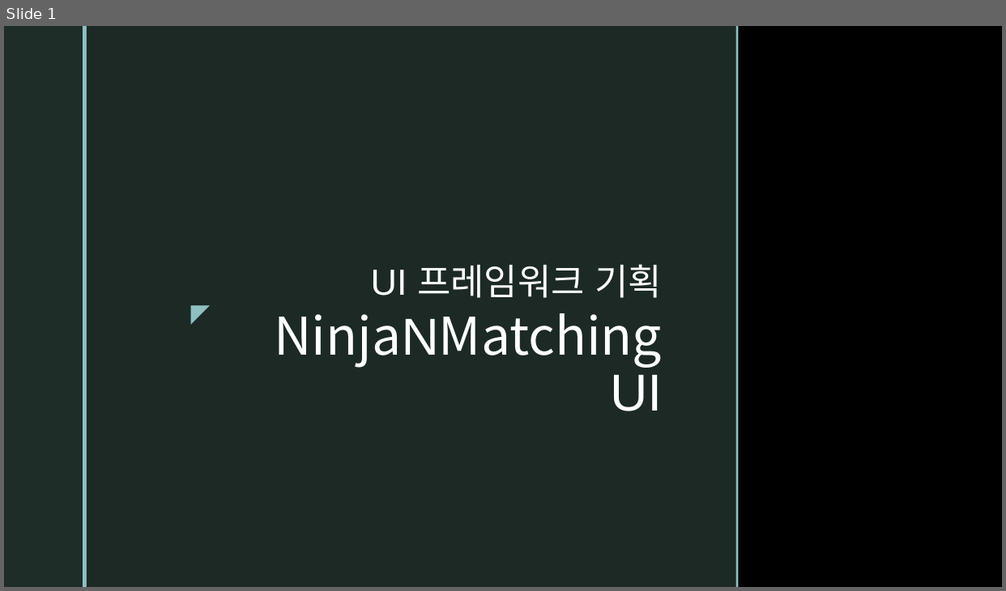
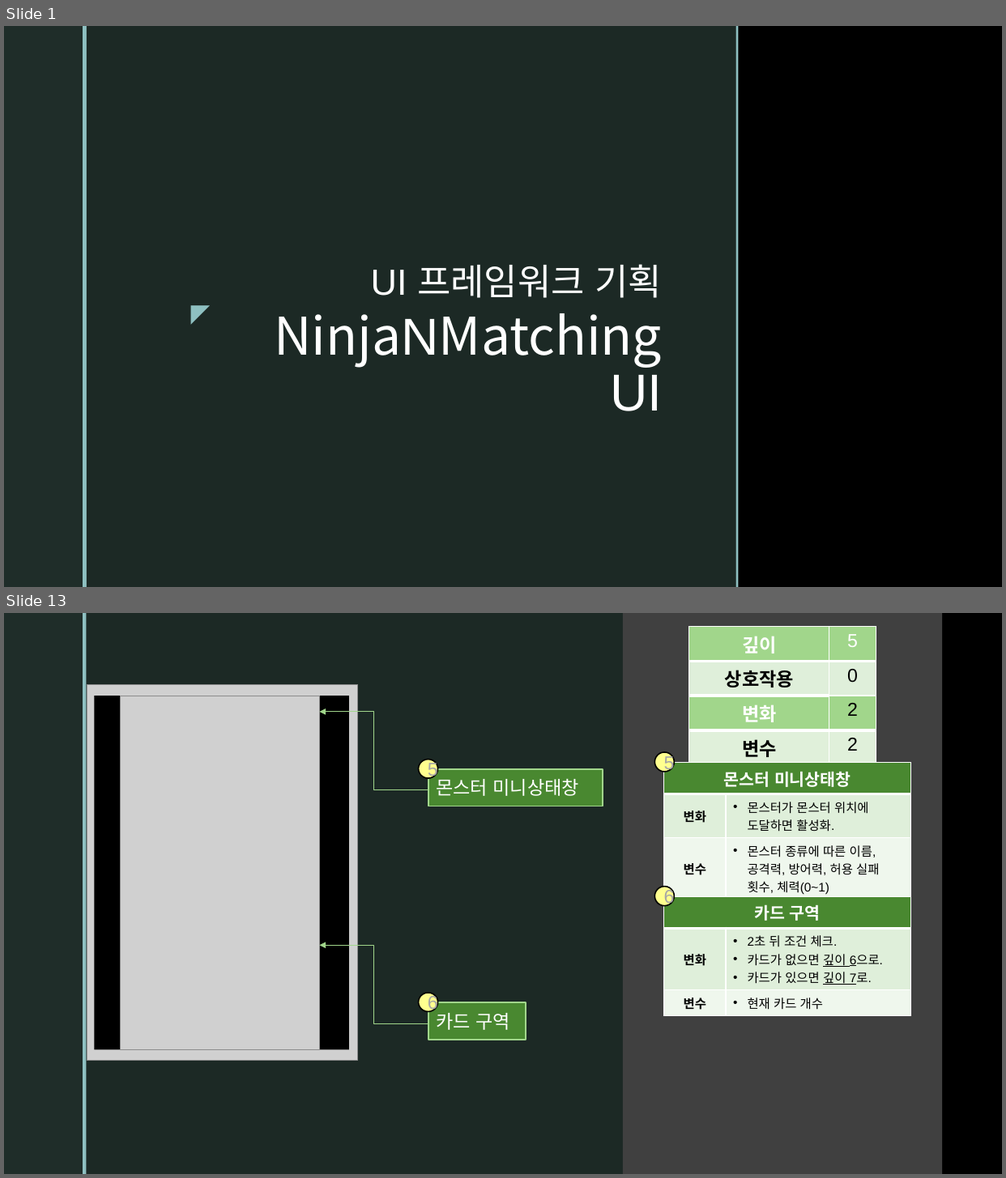
Before and after one commit to SanghunKwan/NinjaNMaching, a slide deck: NinjaNMatching UI.pptx. Shown one above the other, each under a label of ours: slide 1 before the commit, slides 1 and 13 after it; the slides between them are not shown. The pictures are 1006x591 and 1006x1178 pixels, drawn with LibreOffice and Linux fonts; fonts in the diff are those of the drawing; grey boxes stand for pictures; background and template pictures are left out. Boxes give left, top, right and bottom in pixels: in the first picture for what was removed or moved away, otherwise in the second. Text is boxed around its words. In the diff, an @@ line names an element or a change of style, - is before the commit and + after.

```diff
--- a/NinjaNMatching UI.pptx
+++ b/NinjaNMatching UI.pptx
@@ slide 13 added at (4,613,1002,1174), background picture (left out); not listed: 2 template elements that a slide beside it also shows @@
@@ rectangle added at (87,613,936,1174), fill #1F2D29 at 92% opacity @@
@@ rectangle added at (623,613,943,1174), fill #404040 @@
@@ table added at (689,627,876,861), 4 rows, 2 columns @@
+깊이 | 5
+상호작용 | 0
+변화 | 2
+변수 | 2
@@ rectangle added at (936,613,938,1174), fill #8EC0C1 @@
@@ picture added at (87,685,358,1061) @@
@@ rectangle added at (95,696,349,1050), fill #000000 @@
@@ picture added at (121,696,320,1050) @@
@@ elbow arrow added from (428, 790) to (319, 712), #A1D68B 0.75 pt @@
@@ ellipse added at (654,752,674,772), fill #FFFF8F, outline #000000 1.25 pt, 18 pt, text #A6A6A6 @@
+5
@@ ellipse added at (419,759,438,777), fill #FFFF8F, outline #000000 1.25 pt, 18 pt, text #A6A6A6 @@
+5
@@ rectangle added at (428,769,603,807), fill #498830, outline #A1D68B 1.25 pt, 18 pt, text #FFFFFF @@
+몬스터 미니상태창
@@ table added at (664,763,910,898), 3 rows, 2 columns @@
+몬스터 미니상태창 | 
+변화 | 몬스터가 몬스터 위치에 도달하면 활성화.
+변수 | 몬스터 종류에 따른 이름, 공격력, 방어력, 허용 실패 횟수, 체력(0~1)
@@ ellipse added at (654,886,674,905), fill #FFFF8F, outline #000000 1.25 pt, 18 pt, text #A6A6A6 @@
+6
@@ table added at (664,897,910,1013), 3 rows, 2 columns @@
+카드 구역 | 
+변화 | 2초 뒤 조건 체크. / 카드가 없으면 깊이 6으로. / 카드가 있으면 깊이 7로.
+변수 | 현재 카드 개수
@@ elbow arrow added from (428, 1024) to (319, 945), #A1D68B 0.75 pt @@
@@ ellipse added at (419,994,438,1012), fill #FFFF8F, outline #000000 1.25 pt, 18 pt, text #A6A6A6 @@
+6
@@ rectangle added at (428,1003,526,1041), fill #498830, outline #A1D68B 1.25 pt, 18 pt, text #FFFFFF @@
+카드 구역
```
Also in this commit, not shown: 16 other slides added, 1 slide removed.
